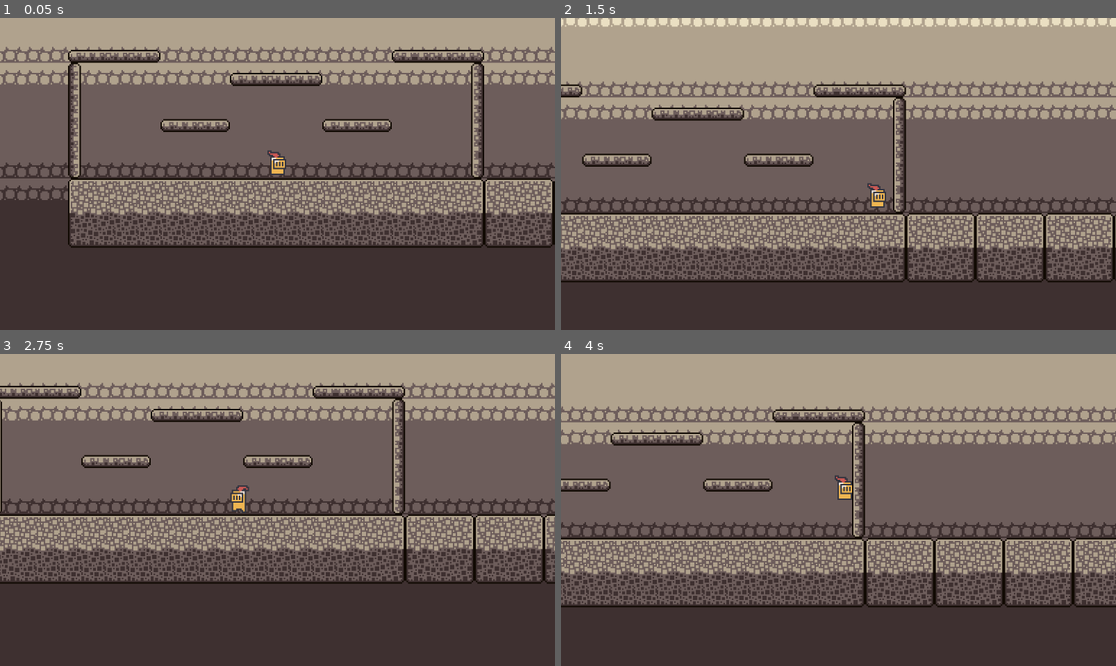
Above: before the commit, frames 1-4 (two rows, left to right).
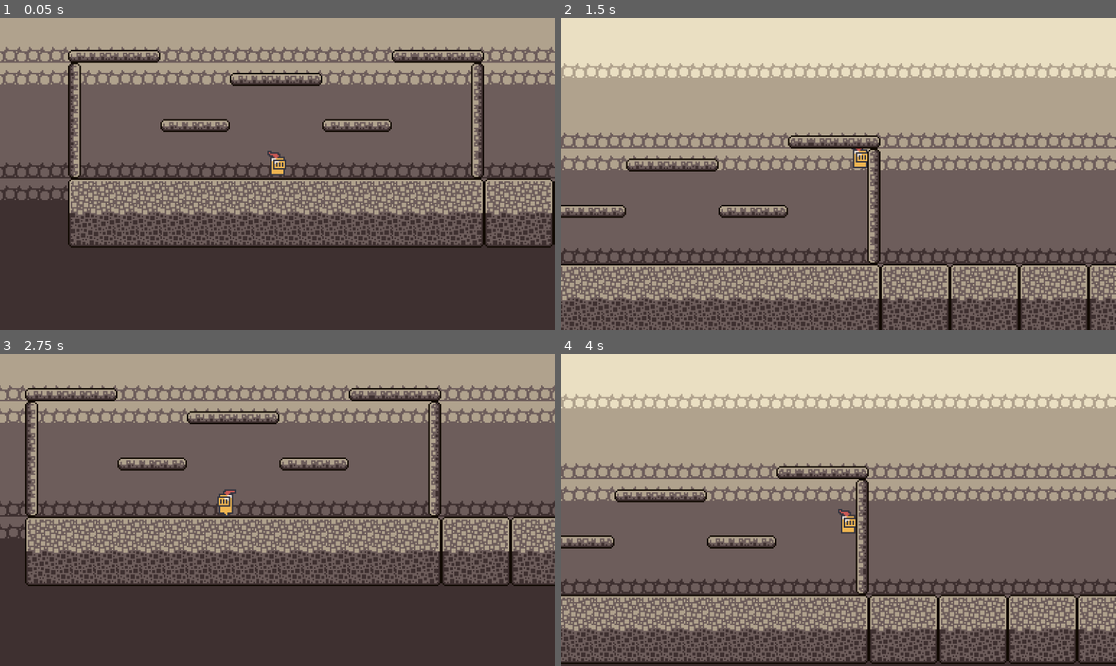
Above: after the commit, the same moments.

Repository: Amen-Haj-Brahim/experimental-godot-platformer
Game: Godot game, scene res://scenes/amjangame.tscn
Two runs of this game, one before a commit and one after it. Both use one fixed random seed, a clock stepped at 60 frames per second and the inputs below.
Inputs:
- Up to frame 1 (0.05 s): no input
- Up to frame 2 (1.5 s): hold D (move_right) from 0.53 s (still down); tap Space (jump) at 0.6, 0.77, 1.07, 1.35 s
- Up to frame 3 (2.75 s): tap Space (jump) at 1.52, 1.82, 2.1 s; release D (move_right) at 2.03 s; hold A (move_left) from 2.03 s (still down)
- Up to frame 4 (4 s): release A (move_left) at 2.78 s; hold D (move_right) from 2.78 s (still down); tap Space (jump) at 2.85, 3.02, 3.32, 3.6, 3.77 s

The runs differ from the first frame. In frame 1, less than 0.1% of the frame differs, in the area x 48-52%, y 42-51%; in frame 2, 61%; in frame 3, 24%; in frame 4, 63%, in the area x 0-100%, y 0-100%.

Commit message:
added jump buffer and adjusted speed and stuff

Diff:
--- a/scripts/playermovement.gd
+++ b/scripts/playermovement.gd
@@ -1,33 +1,42 @@
 extends CharacterBody2D
 
 
-const SPEED = 150.0
-const JUMP_VELOCITY = -300.0
+const SPEED = 200.0
+const JUMP_VELOCITY = -350.0
 @export_range(0,1) var acceleration=0.1
 @export_range(0,1) var deceleration=0.1
 @export_range(0,1) var decelerate_jump=0.5
+@export var coyote_time=.1
 @onready var animated_sprite_2d: AnimatedSprite2D = $AnimatedSprite2D
+var jump_buffer_timer=0.0
+
+func jump(delta):
+	if Input.is_action_just_pressed("jump"):
+		jump_buffer_timer=0.2
+	jump_buffer_timer-=delta
+	if (is_on_floor() or is_on_wall())and jump_buffer_timer>0 :
+		jump_buffer_timer=0.0
+		velocity.y = JUMP_VELOCITY
+	if Input.is_action_just_released("jump") and velocity.y<0:
+		jump_buffer_timer=0.0
+		velocity.y*=decelerate_jump
 
 func _physics_process(delta):
 	# Add the gravity.
 	if not is_on_floor():
 		velocity += get_gravity() * delta
-
 	# Handle jump.
-	if Input.is_action_just_pressed("jump") and (is_on_floor() or is_on_wall()):
-		velocity.y = JUMP_VELOCITY
-	if Input.is_action_just_released("jump") and velocity.y<0:
-		velocity.y*=decelerate_jump
-
+	jump(delta)
+	print(velocity.y)
+	if velocity.y>0:
+		velocity.y+=5
 	# Get the input direction and handle the movement/deceleration.
-	# As good practice, you should replace UI actions with custom gameplay actions.
 	var direction  = Input.get_axis("move_left", "move_right")
-
 	if direction>0:
 		animated_sprite_2d.flip_h=false
 	elif direction<0:
 		animated_sprite_2d.flip_h=true
-
+	# Animations
 	if is_on_floor():
 		if direction==0:
 			animated_sprite_2d.play("idle")
